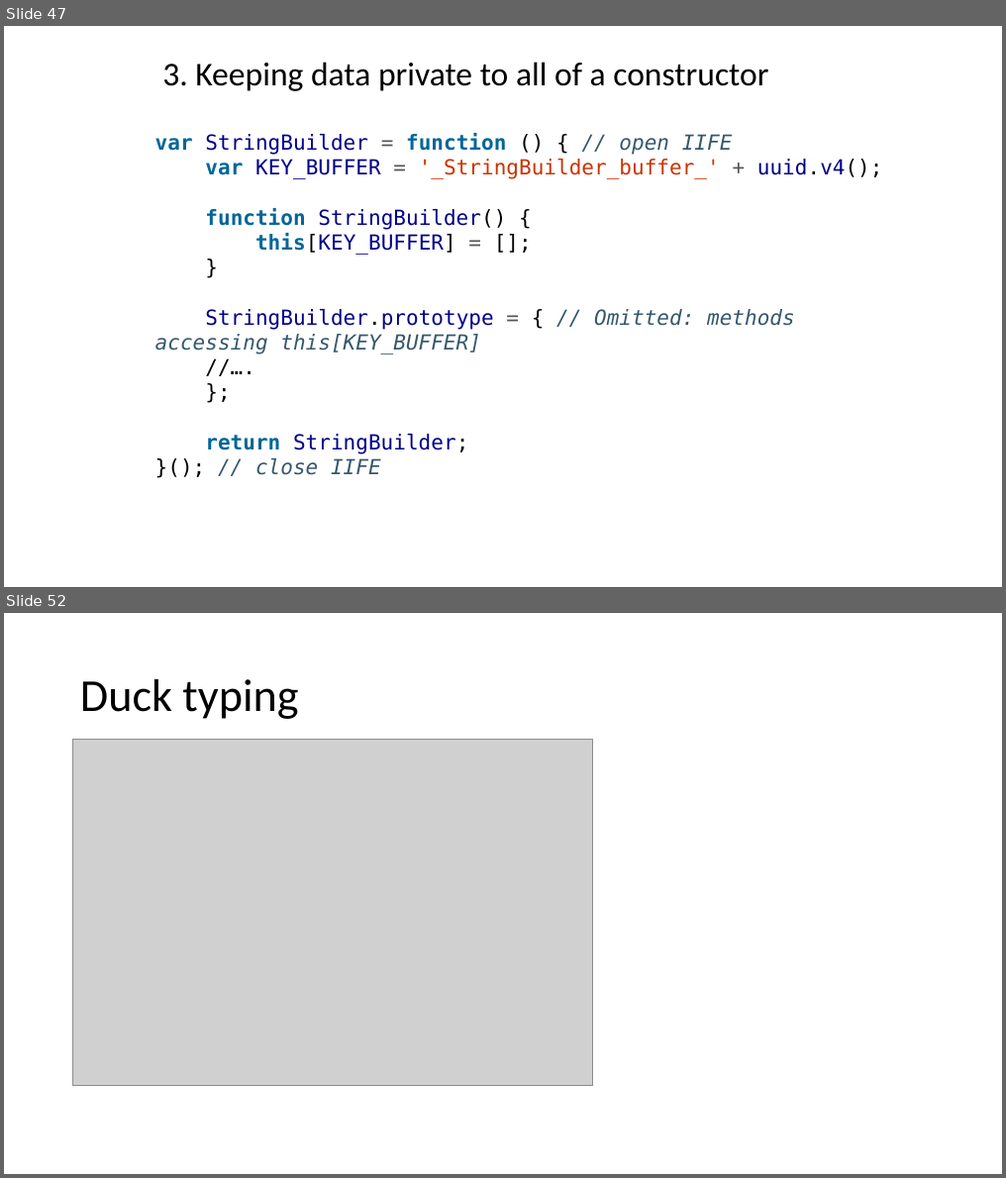
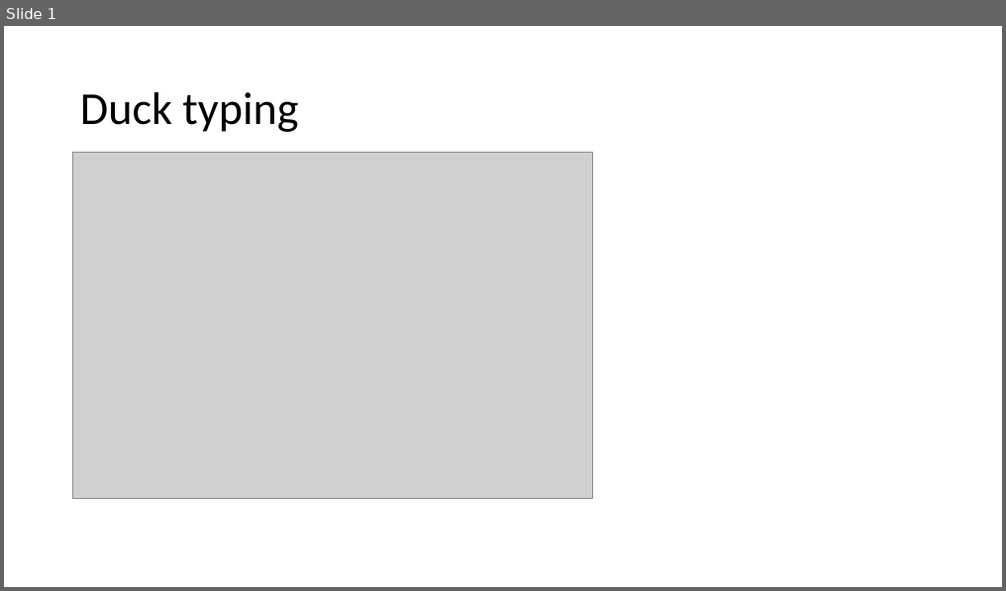
Before and after one commit to dzmitry-varabei/front-end-course, a slide deck: lecture-4-functions/lecture4-functions.pptx. Shown one above the other, each under a label of ours: slides 47 and 52 before the commit, slide 1 after it; the slides between them are not shown. The pictures are 1006x1178 and 1006x591 pixels, drawn with LibreOffice and Linux fonts; fonts in the diff are those of the drawing; grey boxes stand for pictures. Boxes give left, top, right and bottom in pixels: in the first picture for what was removed or moved away, otherwise in the second. Text is boxed around its words. In the diff, an @@ line names an element or a change of style, - is before the commit and + after.

```diff
--- a/lecture-4-functions/lecture4-functions.pptx
+++ b/lecture-4-functions/lecture4-functions.pptx
@@ slide 47 removed at bbox=[4, 26, 1002, 587], background #FFFFFF @@
@@ title removed at bbox=[162, 62, 768, 91] @@
-3. Keeping data private to all of a constructor
@@ text removed at bbox=[155, 133, 883, 475] @@
-var StringBuilder = function () { // open IIFE
-var KEY_BUFFER = '_StringBuilder_buffer_' + uuid.v4();
-function StringBuilder() {
-this[KEY_BUFFER] = [];
-}
-StringBuilder.prototype = { // Omitted: methods accessing this[KEY_BUFFER]
-//….
-};
-return StringBuilder;
-}(); // close IIFE
@@ what was slide 52 is now slide 1 @@
```
Also in this commit, not shown: 50 other slides removed, 2 other files.
